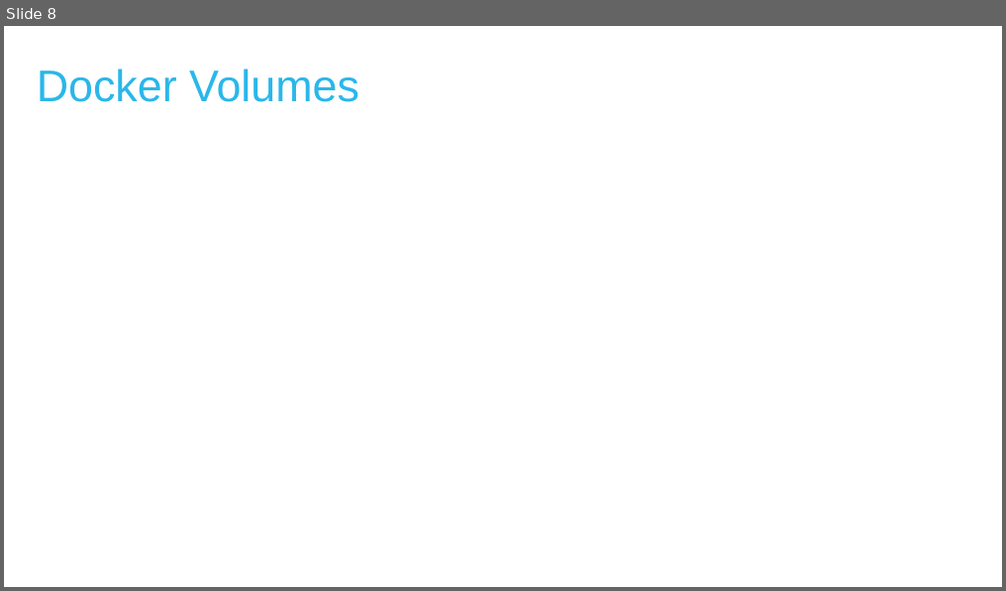
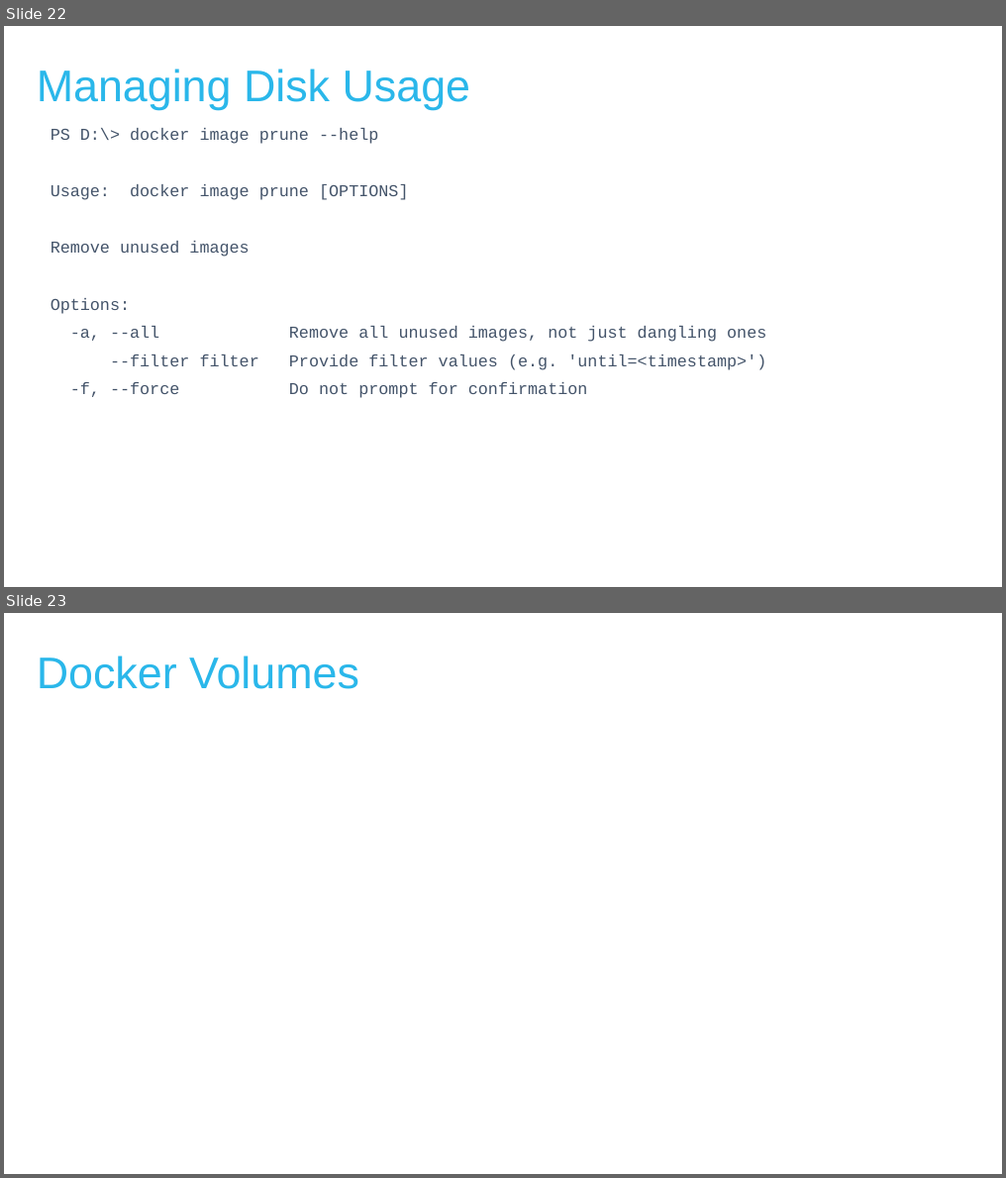
Before and after one commit to MichaelSimons/docker-toolbox, a slide deck: Docker Tips and Tricks.pptm. Shown one above the other, each under a label of ours: slide 8 before the commit, slides 22 and 23 after it. The pictures are 1006x591 and 1006x1178 pixels, drawn with LibreOffice and Linux fonts; fonts in the diff are those of the drawing; background and template pictures are left out. Boxes give left, top, right and bottom in pixels: in the first picture for what was removed or moved away, otherwise in the second. Text is boxed around its words. In the diff, an @@ line names an element or a change of style, - is before the commit and + after.

```diff
--- a/Docker Tips and Tricks.pptm
+++ b/Docker Tips and Tricks.pptm
@@ slide 22 added at <box>4,26,1002,587</box>, background #FFFFFF @@
@@ title added at <box>37,69,471,110</box>, 42.7 pt, text #2AB7EA @@
+Managing Disk Usage
@@ text added at <box>51,128,766,398</box>, 16 pt, text #44546A @@
+PS D:\> docker image prune --help
+Usage: docker image prune [OPTIONS]
+Remove unused images
+Options:
+-a, --all Remove all unused images, not just dangling ones
+--filter filter Provide filter values (e.g. 'until=<timestamp>')
+-f, --force Do not prompt for confirmation
@@ what was slide 8 is now slide 23 @@
```
Also in this commit, not shown: 5 slides changed, 14 other slides added, 1 slide removed, 4 other files.
